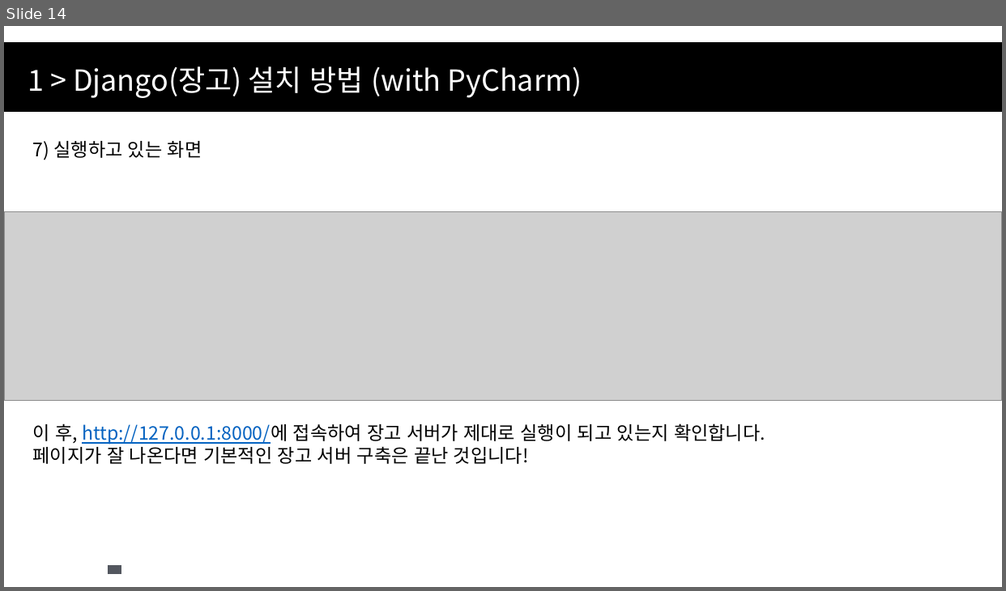
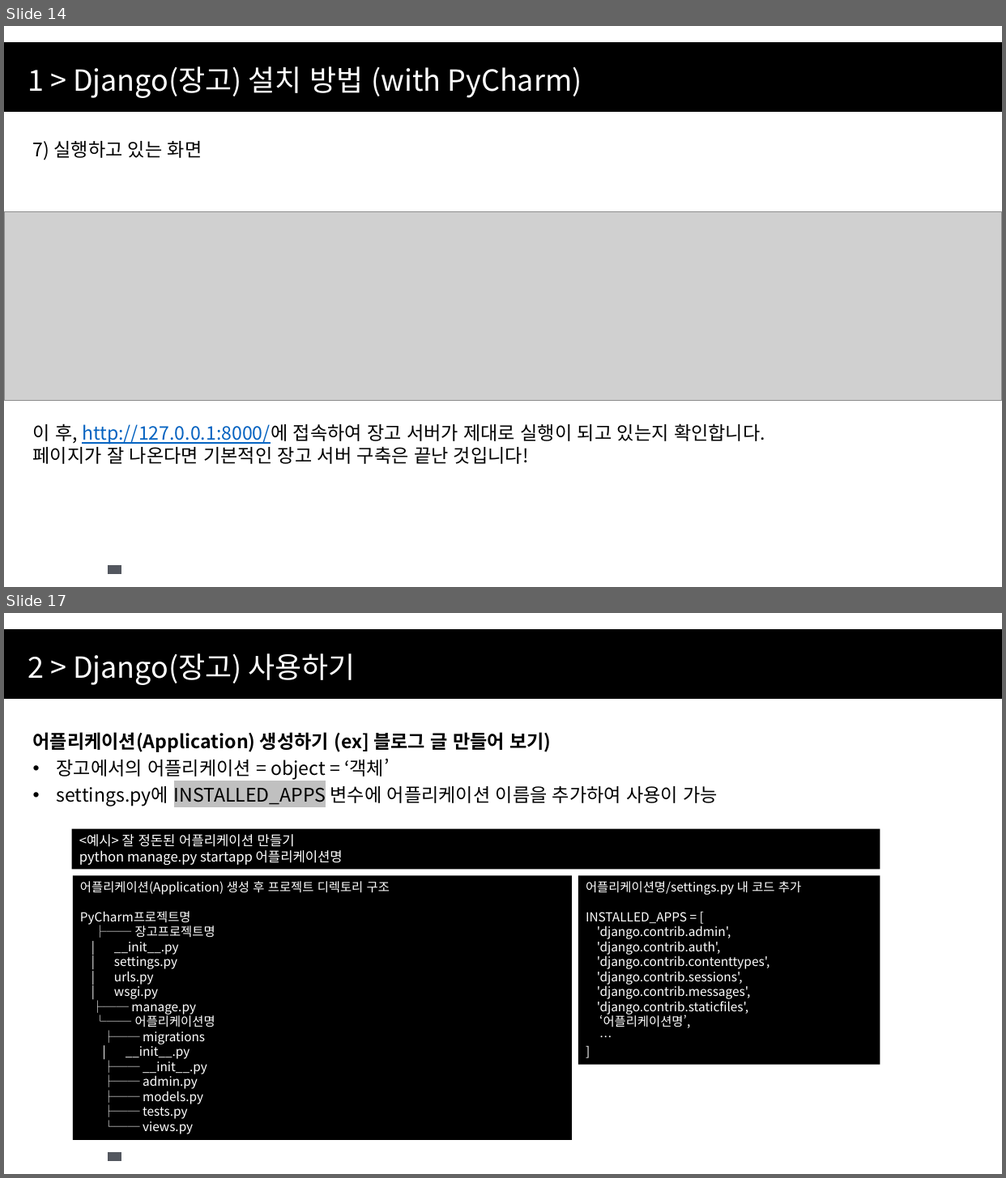
Before and after one commit to CPSSOpenSource/CPSS----, a slide deck: Python/Django & DS with Python 2주차.pptx. Shown one above the other, each under a label of ours: slide 14 before the commit, slides 14 and 17 after it; the slides between them are not shown. The pictures are 1006x591 and 1006x1178 pixels, drawn with LibreOffice and Linux fonts; fonts in the diff are those of the drawing; grey boxes stand for pictures; background and template pictures are left out. Boxes give left, top, right and bottom in pixels: in the first picture for what was removed or moved away, otherwise in the second. Text is boxed around its words. In the diff, an @@ line names an element or a change of style, - is before the commit and + after.

Commit message:
장고 기초 강의 2주 수정됨

```diff
--- a/Python/Django & DS with Python 2주차.pptx
+++ b/Python/Django & DS with Python 2주차.pptx
@@ slide 17 added at (x1=4, y1=613, x2=1002, y2=1174), background #FFFFFF; not listed: 2 template elements that a slide beside it also shows @@
@@ text added at (x1=27, y1=653, x2=356, y2=685), 28 pt, text #FFFFFF @@
+2 > Django(장고) 사용하기
@@ text added at (x1=33, y1=732, x2=718, y2=807), 18 pt, text #000000 @@
+어플리케이션(Application) 생성하기 (ex] 블로그 글 만들어 보기)
+• 장고에서의 어플리케이션 = object = ‘객체’
+• settings.py에 INSTALLED_APPS 변수에 어플리케이션 이름을 추가하여 사용이 가능
@@ rectangle added at (x1=72, y1=829, x2=880, y2=870), fill #000000, 13 pt, text #FFFFFF @@
+<예시> 잘 정돈된 어플리케이션 만들기
+python manage.py startapp 어플리케이션명
@@ rectangle added at (x1=73, y1=875, x2=572, y2=1140), fill #000000, 12 pt, text #FFFFFF @@
+어플리케이션(Application) 생성 후 프로젝트 디렉토리 구조
+PyCharm프로젝트명
+├── 장고프로젝트명
+| __init__.py
+| settings.py
+| urls.py
+| wsgi.py
+├── manage.py
+└── 어플리케이션명
+├── migrations
+| __init__.py
+├── __init__.py
+├── admin.py
+├── models.py
+├── tests.py
+└── views.py
@@ rectangle added at (x1=578, y1=875, x2=880, y2=1064), fill #000000, 12 pt, text #FFFFFF @@
+어플리케이션명/settings.py 내 코드 추가
+INSTALLED_APPS = [
+'django.contrib.admin',
+'django.contrib.auth',
+'django.contrib.contenttypes',
+'django.contrib.sessions',
+'django.contrib.messages',
+'django.contrib.staticfiles',
+‘어플리케이션명’,
+…
+]
```
Also in this commit, not shown: 5 slides changed, 10 other slides added.
